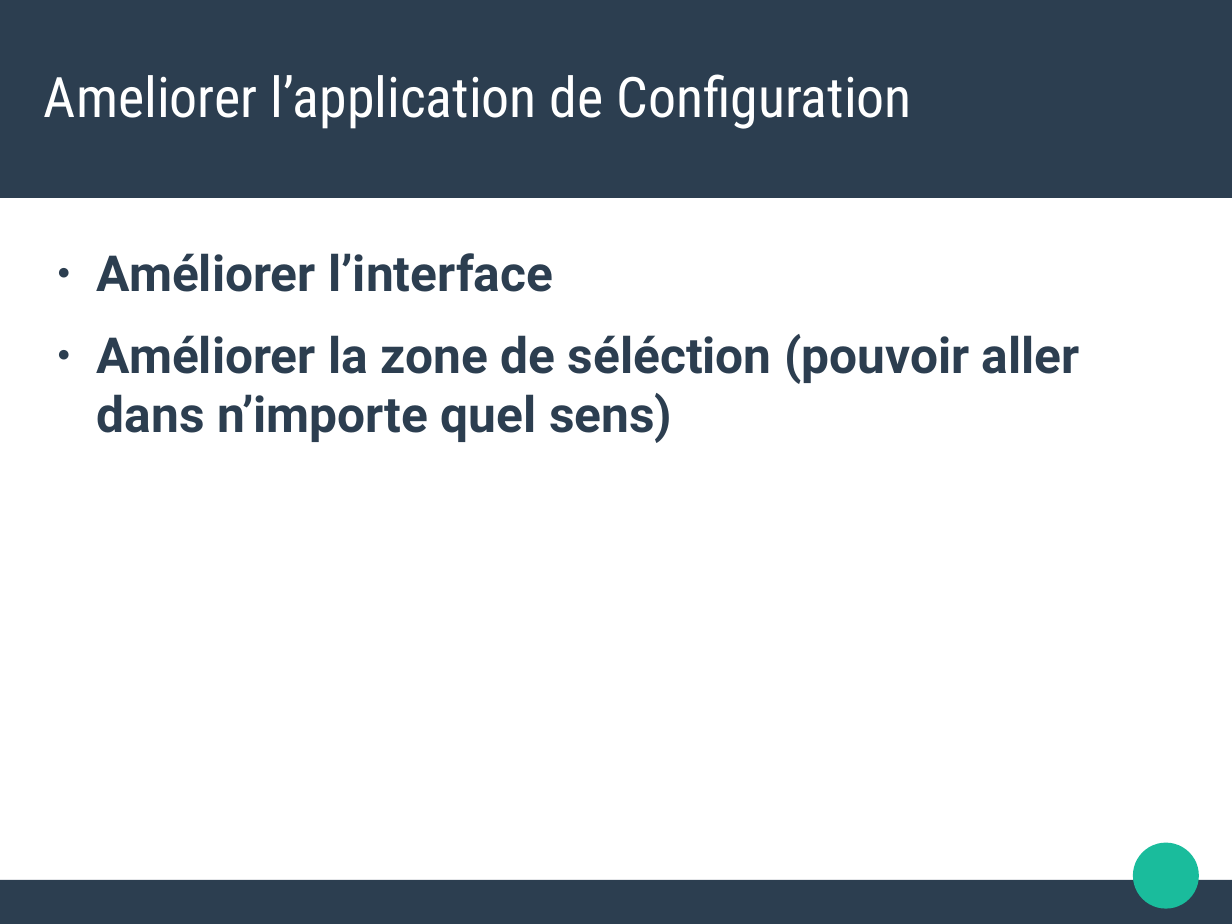
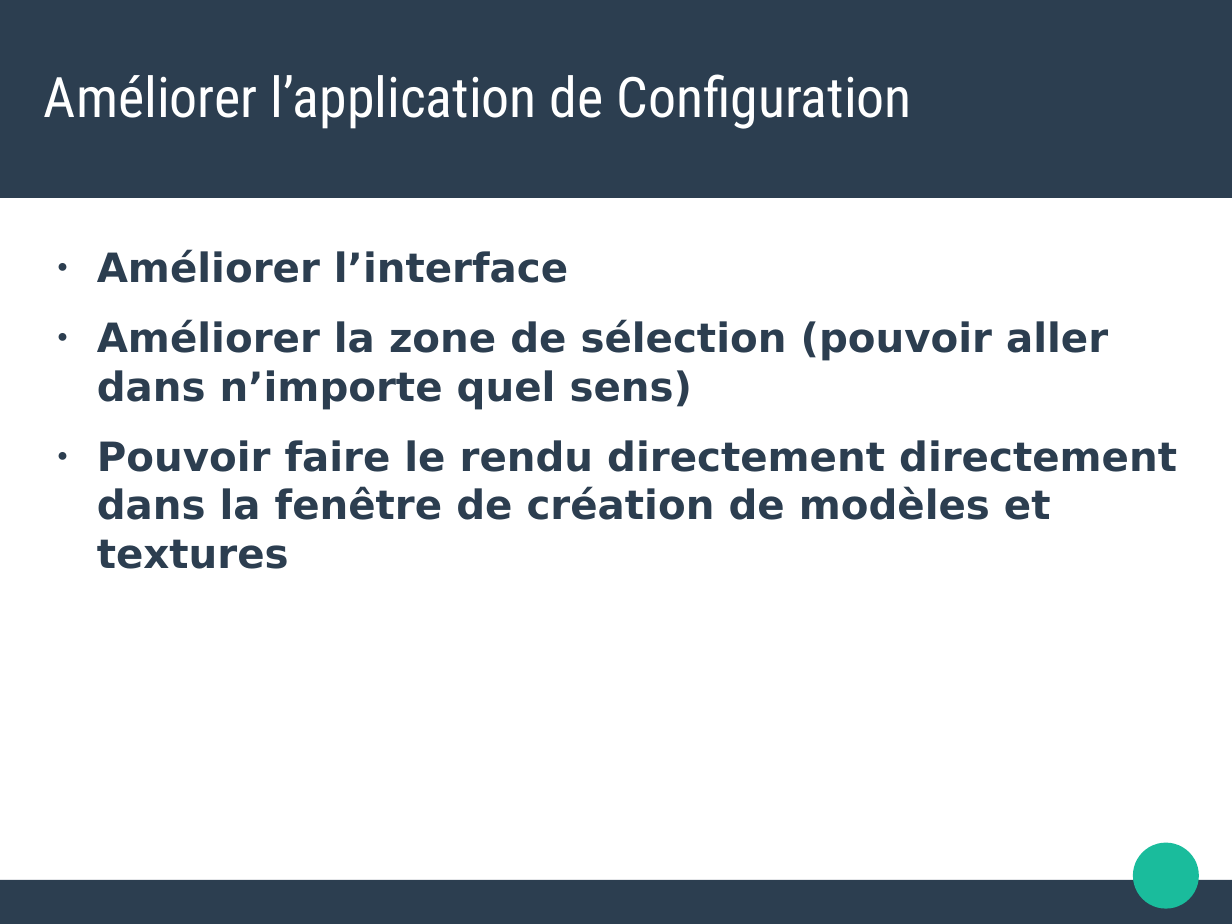
Before and after one commit to norips/Projet_MBA_ConfigCreator, a slide deck: slide 8 of Presentation_exam.odp. Drawn at 1232x924 pixels with LibreOffice and Linux fonts; fonts in the diff are those of the drawing. Boxes give left, top, right and bottom in pixels: in the first picture for what was removed or moved away, otherwise in the second. Text is boxed around its words. In the diff, an @@ line names an element or a change of style, - is before the commit and + after.

Commit message:
changement de font du diapo et correction de fautes d'orthographe

```diff
--- a/Presentation_exam.odp
+++ b/Presentation_exam.odp
@@ title at bbox=[44, 74, 912, 129]: text changed @@
-Ameliorer l’application de Configuration
+Améliorer l’application de Configuration
@@ text at bbox=[97, 249, 568, 283]: size 32 to 26 pt, font Roboto to DejaVu Sans in "Améliorer l’interface" @@
@@ text at bbox=[97, 319, 1177, 569]: text changed; size 32 to 26 pt; font Roboto to DejaVu Sans @@
-● Améliorer la zone de séléction (pouvoir aller dans n’importe quel sens)
+● Améliorer la zone de sélection (pouvoir aller dans n’importe quel sens)
+● Pouvoir faire le rendu directement directement dans la fenêtre de création de modèles et textures
```
Also in this commit, not shown: 7 other slides changed.
